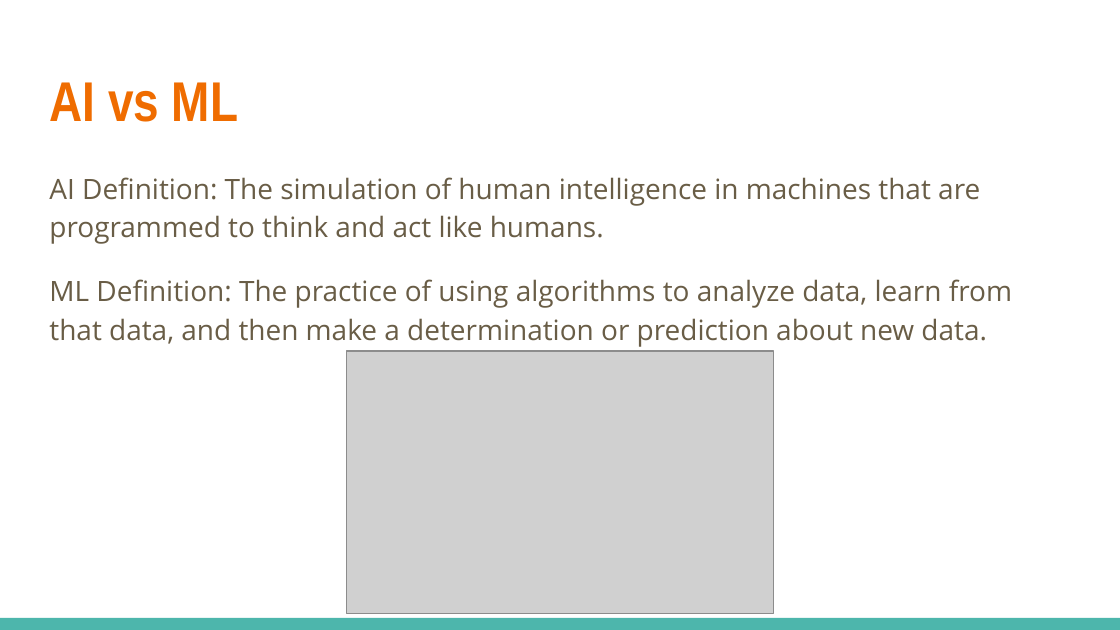
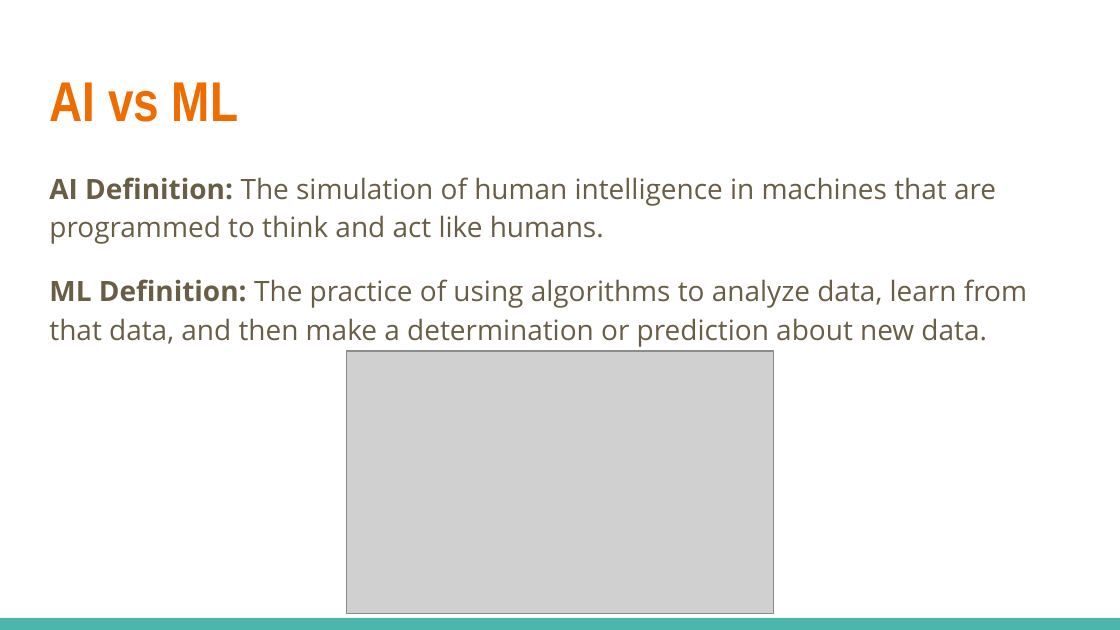
Before and after one commit to Intro-Course-AI-ML/LessonMaterials, a slide deck: slide 8 of 1_AI Course Presentation.pptx (slide 7 before the commit). Drawn at 1120x630 pixels with LibreOffice and Linux fonts; fonts in the diff are those of the drawing; grey boxes stand for pictures. Boxes give left, top, right and bottom in pixels: in the first picture for what was removed or moved away, otherwise in the second. Text is boxed around its words. In the diff, an @@ line names an element or a change of style, - is before the commit and + after.

```diff
--- a/1_AI Course Presentation.pptx
+++ b/1_AI Course Presentation.pptx
@@ text "AI Definition: The simulation of ..." at [49, 177, 1027, 347]: bold on in "AI Definition:", "ML Definition:" @@
```
Also in this commit, not shown: 11 other slides changed, 5 slides added, 2 slides removed, 1 other file.
